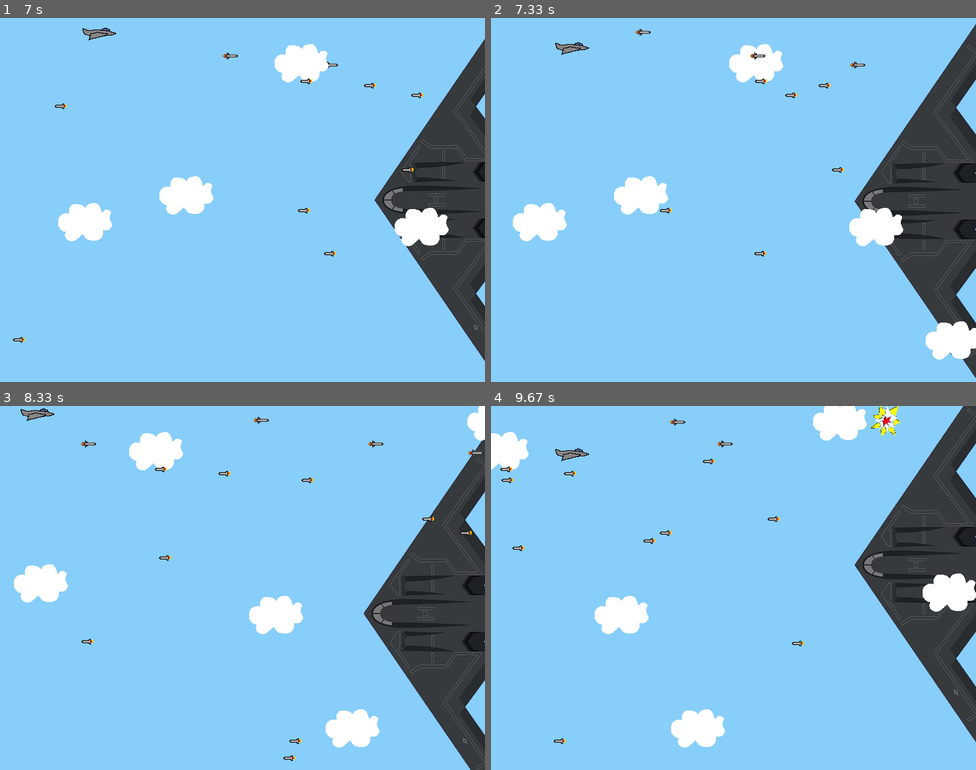
Above: before the commit, frames 1-4 (two rows, left to right).
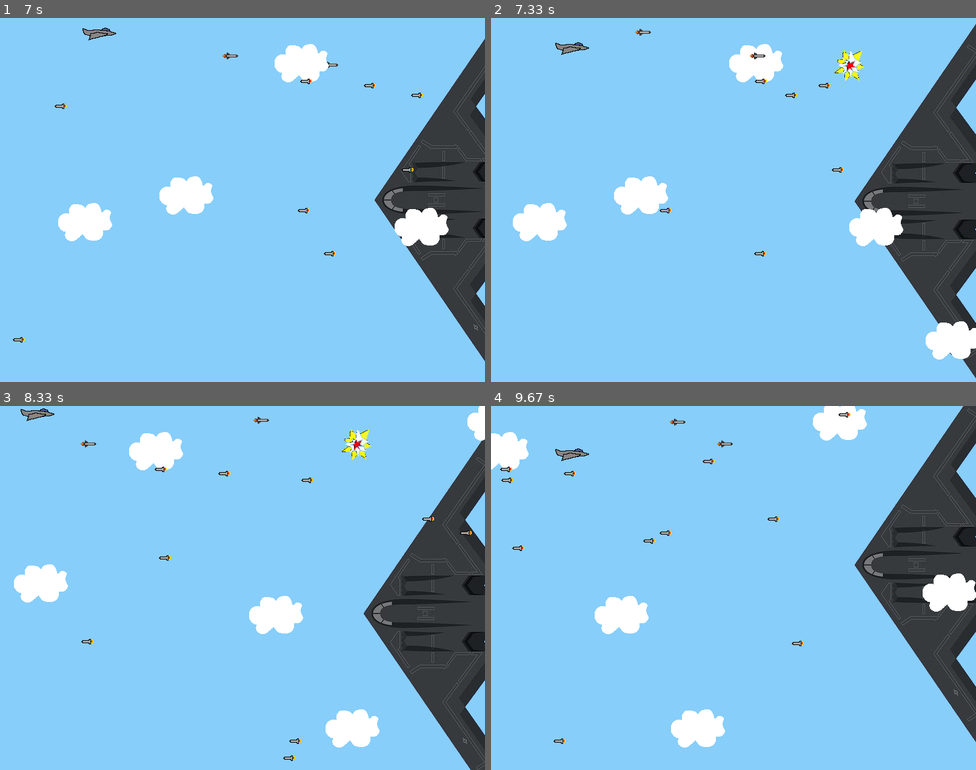
Above: after the commit, the same moments.

Repository: EliasSage/Project-PyGame
Game: pygame game, started from py_tut_with_images.py
The game is run twice, just before and just after one commit, with the same random seed, the same clock (stepped at 60 frames per second) and the same inputs.
Inputs:
- Up to frame 1 (7 s): hold Right 0.33-0.8 s; hold Up 0.83-1.13 s; hold Right 1.17-1.63 s; hold Left 1.67-2.2 s; hold Down 2.23-2.53 s; tap Space at 2.57, 2.97, 3.27, 3.4, 3.8, 4.1, 4.47, 4.87, 5.17, 5.37, 5.67, 5.87, 6.2, 6.5, 6.7 s; hold Left 2.9-3.3 s; hold Up 3.33-3.7 s; hold Right 3.73-4.37 s; hold Down 4.4-4.77 s; hold Left 4.8-5.27 s; hold Right 5.3-5.77 s; hold Up 5.8-6.1 s; hold Right 6.13-6.6 s; hold Left from 6.63 s (still down)
- Up to frame 2 (7.33 s): tap Space at 7, 7.27 s; release Left at 7.17 s; hold Down from 7.2 s (still down)
- Up to frame 3 (8.33 s): release Down at 7.5 s; hold Left 7.53-7.93 s; tap Space at 7.6, 7.9, 8.03 s; hold Up from 7.97 s (still down)
- Up to frame 4 (9.67 s): release Up at 8.33 s; hold Right 8.37-9 s; tap Space at 8.43, 8.73, 9.1, 9.5 s; hold Down 9.03-9.4 s; hold Left from 9.43 s (still down)

Frame 1 is identical in both runs. In frame 2, 0.3% of the frame differs, in the area x 70-78%, y 8-18%; in frame 3, 0.3%, in the area x 70-100%, y 6-15%; in frame 4, 0.3%.

Commit message:
can kill boss and player dies if collided with boss

Diff:
--- a/py_tut_with_images.py
+++ b/py_tut_with_images.py
@@ -3,6 +3,8 @@
 
 # Import random for random numbers
 import random
+
+import math
 
 # Import pygame.locals for easier access to key coordinates
 # Updated to conform to flake8 and black standards
@@ -25,7 +27,7 @@
 SCREEN_HEIGHT = 600
 
 # Define framerate
-# Higher values (300+) may cause issues with movement
+# Higher values (120+) may cause issues with movement
 FRAMERATE = 60
 
 # Define the Player object extending pygame.sprite.Sprite
@@ -172,15 +174,15 @@
     def __init__(self, x, y, boss_move_up):
         super(Boss, self).__init__()
         self.surf = pygame.image.load("boss.png").convert_alpha()
-        self.surf.set_colorkey((0, 0, 0), RLEACCEL)
         self.rect = self.surf.get_rect(center=(x, y)) # x and y set when boss is created
         self.move_up = boss_move_up # If boss should move up or not
+        self.health = 5
 
     def update(self):
         # If boss should move up or not is changed when certian values are reached
-        if self.rect.bottom == 650:
+        if self.rect.bottom >= 650:
             self.move_up = True
-        if self.rect.top == -50:
+        if self.rect.top <= -50:
             self.move_up = False
 
         # Makes boss fly in on screen
@@ -188,9 +190,9 @@
             self.rect.move_ip(round(-2 * step), 0)
         # Moves boss up or down
         elif self.move_up == True:
-            self.rect.move_ip(round(0),-2 * step)
+            self.rect.move_ip(0,round(-2 * step))
         else:
-            self.rect.move_ip(round(0),2 * step)
+            self.rect.move_ip(0,round(2 * step))
 
 
 def reset():
@@ -330,6 +332,8 @@
 
     # Check if any enemies have collided with the player
     player_col = pygame.sprite.spritecollide(player, enemies, True)
+    # Check if player has collided with boss
+    playerboss_col = pygame.sprite.spritecollide(player, boss, False)
 
     if player_col:
         # If so, reduce the player's HP
@@ -340,19 +344,19 @@
         explosions.add(new_explosion)
         all_sprites.add(new_explosion)
 
-        # If out of HP, end game
-        if player.health <= 0:
-            player.kill()
-
-            # Stop any moving sounds and play the collision sound
-            move_up_sound.stop()
-            move_down_sound.stop()
-            collision_sound.play()
-
-            # Go to score screen and reset game
-            final_score = player.score
-            player = reset()
-            score_screen = True
+    # If out of HP or collided with boss, end game
+    if player.health <= 0 or playerboss_col:
+        player.kill()
+
+        # Stop any moving sounds and play the collision sound
+        move_up_sound.stop()
+        move_down_sound.stop()
+        collision_sound.play()
+
+        # Go to score screen and reset game
+        final_score = player.score
+        player = reset()
+        score_screen = True
 
     # Check if any bullets have collided with an enemy and removes both if so
     bullet_col = pygame.sprite.groupcollide(bullets, enemies, True, True)
@@ -374,6 +378,31 @@
         # to make sure multible bosses doesn't spawn
         boss_exists = True
 
+    boss_col = pygame.sprite.groupcollide(bullets, boss, True, False)
+
+    for bullet in boss_col.keys():
+        new_explosion = Explosion(bullet.rect.center, .25)
+        explosions.add(new_explosion)
+        all_sprites.add(new_explosion)
+
+    if boss_col:
+
+        spawn_boss.health -= 1
+
+        if spawn_boss.health <= 0:
+            player.score += 500
+
+            spawn_boss.kill()
+            player.kill()
+
+            move_up_sound.stop()
+            move_down_sound.stop()
+            collision_sound.play()
+
+            final_score = player.score
+            player = reset()
+            score_screen = True
+
     # Flip everything to the display
     pygame.display.flip()
 
